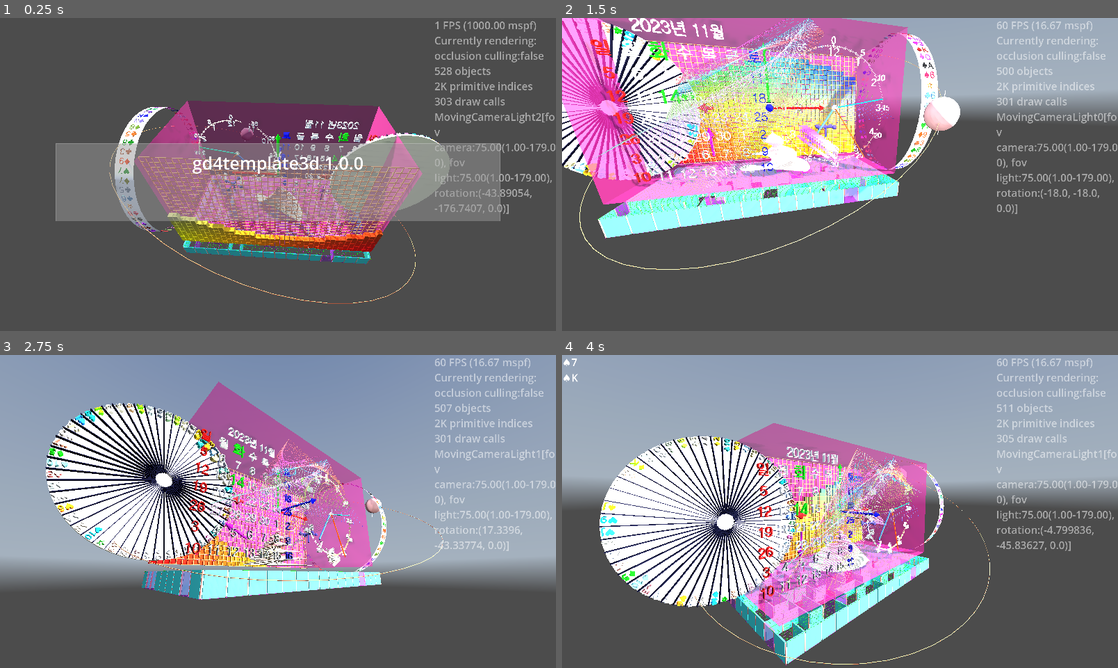
Above: before the commit, frames 1-4 (two rows, left to right).
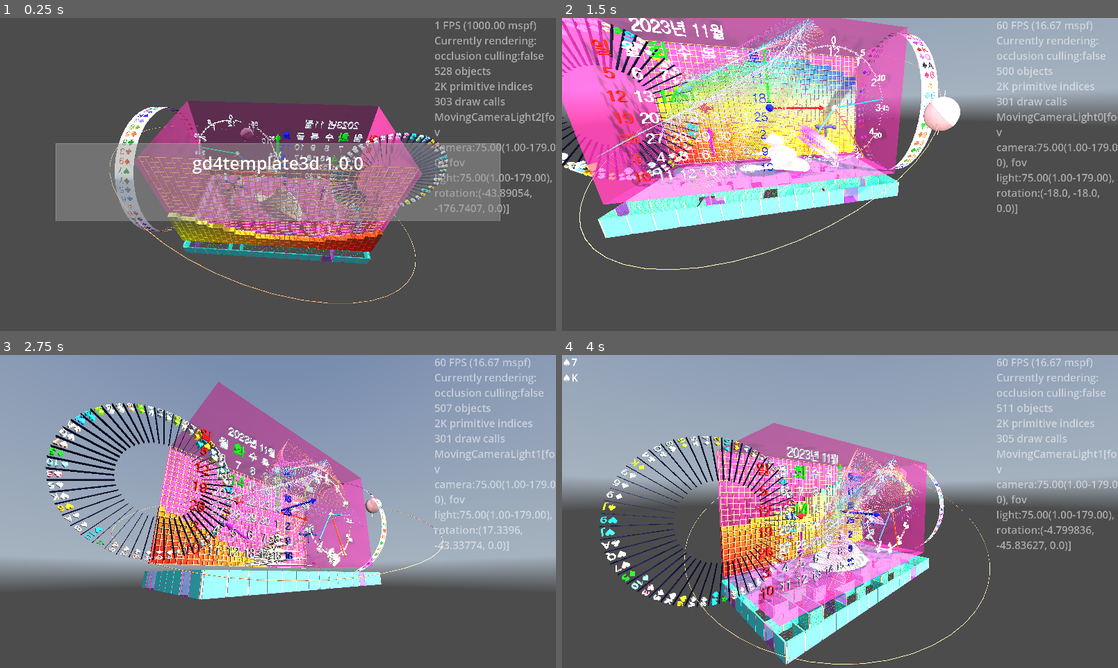
Above: after the commit, the same moments.

Repository: kasworld/gd4template3d
Game: Godot game, scene res://main.tscn
Same seed, same stepped clock (60 frames per second), same inputs: the game is played once before the commit and once after it. A sky picture missing from this copy of the repository is replaced by a grey-blue gradient.
Inputs (mouse positions are in pixels of both pictures, inside the frame that each line leads up to):
- Up to frame 1 (0.25 s): no input
- Up to frame 2 (1.5 s): tap Enter at 0.5 s; move the mouse to (962, 158) at 0.52 s; hold Right 0.53-1.28 s; tap Q at 0.6 s; click (962, 158) at 0.67 s; move the mouse to (728, 190) at 1.27 s; hold Down from 1.28 s (still down); tap E at 1.35 s
- Up to frame 3 (2.75 s): move the mouse to (333, 442) at 2.02 s; release Down at 2.03 s; hold Right from 2.03 s (still down); tap Enter at 2.1 s
- Up to frame 4 (4 s): move the mouse to (812, 574) at 2.77 s; release Right at 2.78 s; hold Up 2.78-3.53 s; tap Q at 2.85 s; click (812, 574) at 2.92 s; move the mouse to (1006, 558) at 3.52 s; hold Left from 3.53 s (still down); tap E at 3.6 s

The runs differ from the first frame. In frame 1, 2.7% of the frame differs, in the area x 59-81%, y 37-79%; in frame 2, 6.4%; in frame 3, 9.3%; in frame 4, 12%, in the area x 6-42%, y 26-81%.

Commit message:
code clean

Diff:
--- a/roulette/roulette.gd
+++ b/roulette/roulette.gd
@@ -6,9 +6,8 @@
 var id :int
 var 반지름 :float
 var 깊이 :float
-const 선시작비 := 0.1
+const 선시작비 := 0.5
 const 선끝비 := 1.0
-const 선중심비 := (선끝비 + 선시작비)/2
 
 func get_wheel() -> RouletteWheel:
 	return $Wheel
--- a/roulette/roulette.tscn
+++ b/roulette/roulette.tscn
@@ -27,6 +27,7 @@
 [node name="Wheel" parent="." instance=ExtResource("5_wjn2p")]
 
 [node name="원판" type="MeshInstance3D" parent="Wheel"]
+visible = false
 mesh = SubResource("CylinderMesh_cdnmj")
 
 [node name="ValveHandle" parent="Wheel" instance=ExtResource("2_14kvd")]
